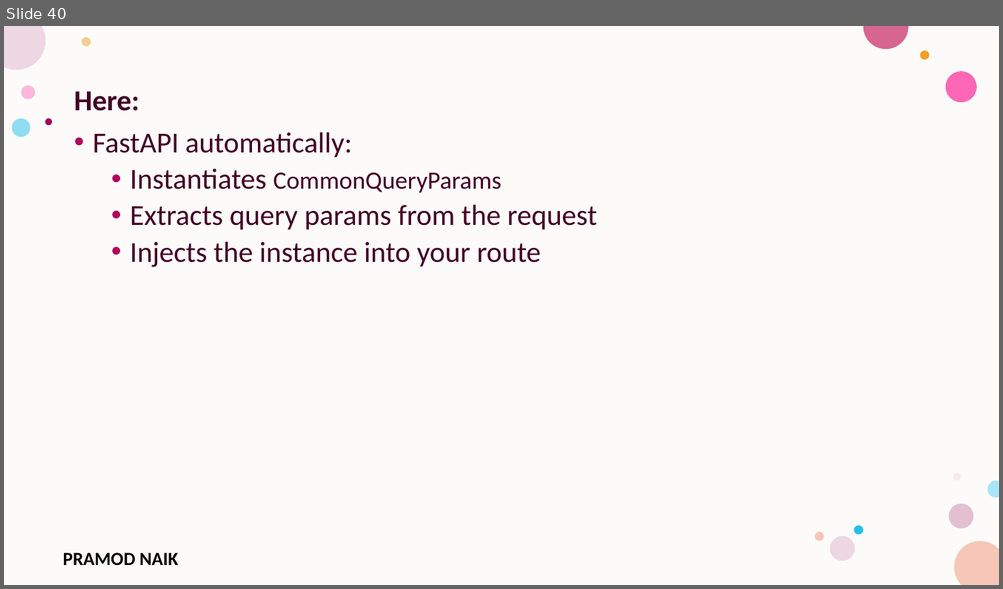
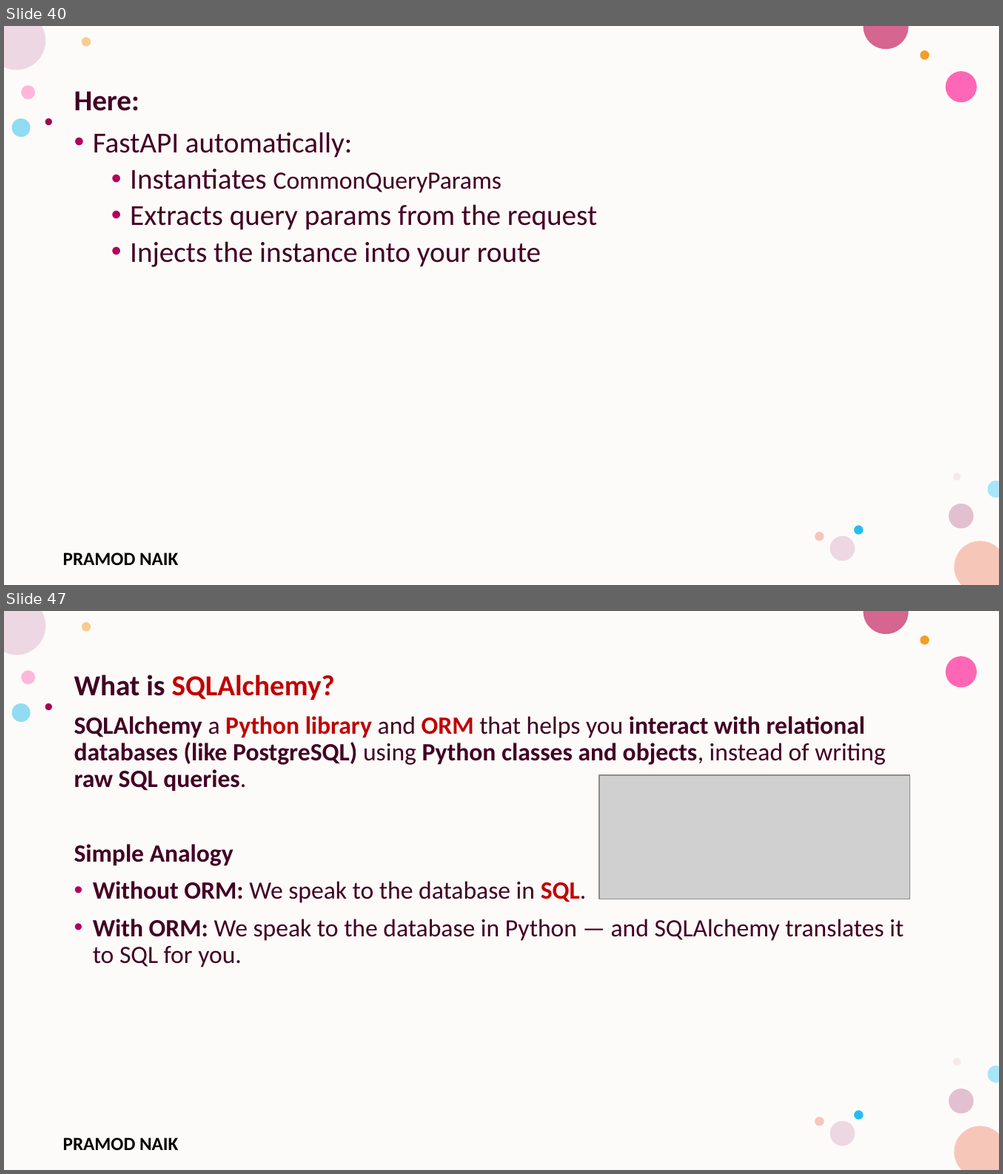
Before and after one commit to PRAMODNAIK-DEV/Backend-Dev-using-Python-FastAPI, a slide deck: FastAPI/FastAPI- Intermediate.pptx. Shown one above the other, each under a label of ours: slide 40 before the commit, slides 40 and 47 after it; the slides between them are not shown. The pictures are 1003x589 and 1003x1174 pixels, drawn with LibreOffice and Linux fonts; fonts in the diff are those of the drawing; grey boxes stand for pictures; background and template pictures are left out. Boxes give left, top, right and bottom in pixels: in the first picture for what was removed or moved away, otherwise in the second. Text is boxed around its words. In the diff, an @@ line names an element or a change of style, - is before the commit and + after.

Commit message:
FastAPI + PostgreSQL

```diff
--- a/FastAPI/FastAPI- Intermediate.pptx
+++ b/FastAPI/FastAPI- Intermediate.pptx
@@ slide 47 added at (x1=4, y1=611, x2=999, y2=1170), background #FFFFFF; not listed: 17 template elements that a slide beside it also shows @@
@@ text added at (x1=74, y1=675, x2=903, y2=968), 24 pt, text #420023, bold @@
+What is SQLAlchemy?
+SQLAlchemy a Python library and ORM that helps you interact with relational databases (like PostgreSQL) using Python classes and objects, instead of writing raw SQL queries.
+Simple Analogy
+• Without ORM: We speak to the database in SQL.
+• With ORM: We speak to the database in Python — and SQLAlchemy translates it to SQL for you.
@@ picture added at (x1=600, y1=775, x2=910, y2=900) @@
```
Also in this commit, not shown: 2 slides changed, 17 other slides added, 3 other files.
